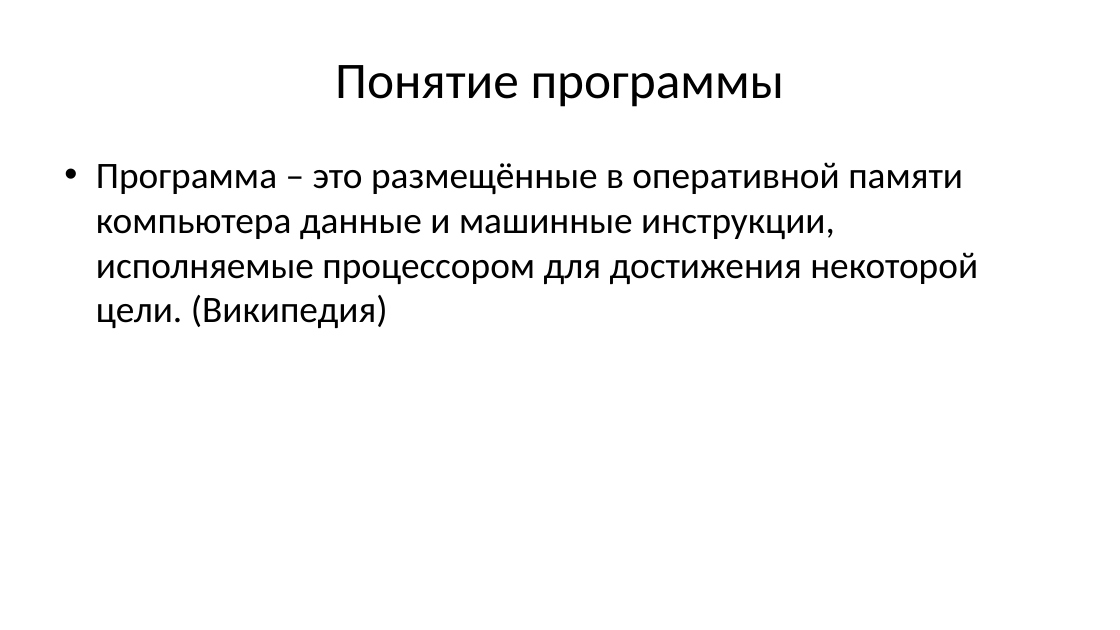
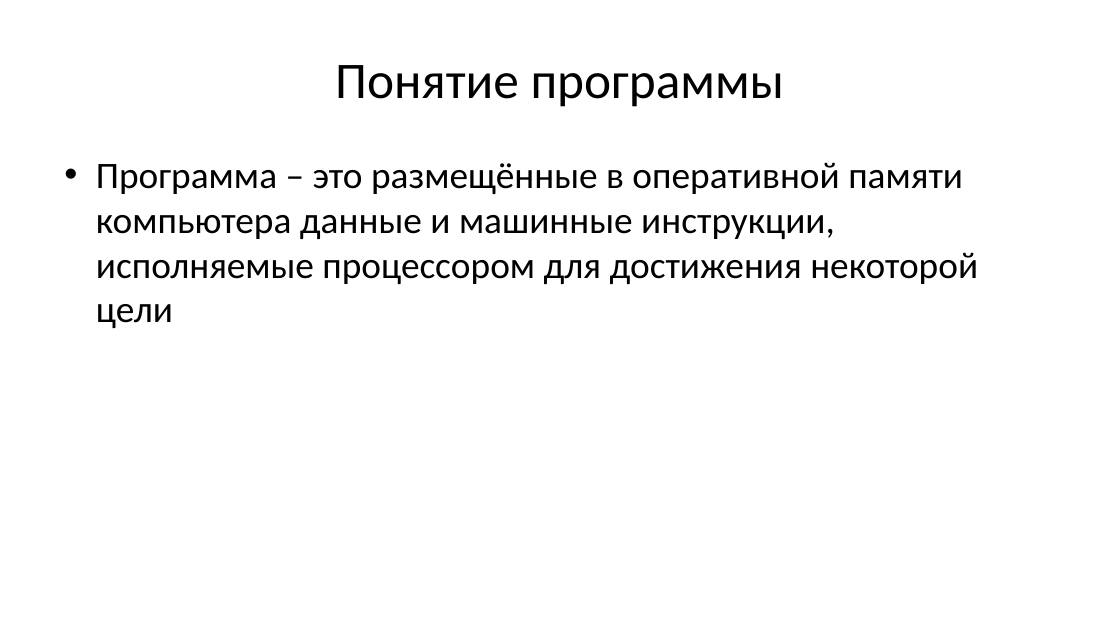
Before and after one commit to Evgueni-Petrov-aka-espetrov/Algorithms-and-Programming-in-C-pptx, a slide deck: slide 16 of 01 Понятие программы.pptx (slide 6 before the commit). Drawn at 1120x630 pixels with LibreOffice and Linux fonts; fonts in the diff are those of the drawing. Boxes give left, top, right and bottom in pixels: in the first picture for what was removed or moved away, otherwise in the second. Text is boxed around its words. In the diff, an @@ line names an element or a change of style, - is before the commit and + after.

```diff
--- a/01 Понятие программы.pptx
+++ b/01 Понятие программы.pptx
@@ text at [96, 162, 978, 328]: text changed @@
-• Программа – это размещённые в оперативной памяти компьютера данные и машинные инструкции, исполняемые процессором для достижения некоторой цели. (Википедия)
+• Программа – это размещённые в оперативной памяти компьютера данные и машинные инструкции, исполняемые процессором для достижения некоторой цели
```
Also in this commit, not shown: 13 other slides changed, 55 slides added.
